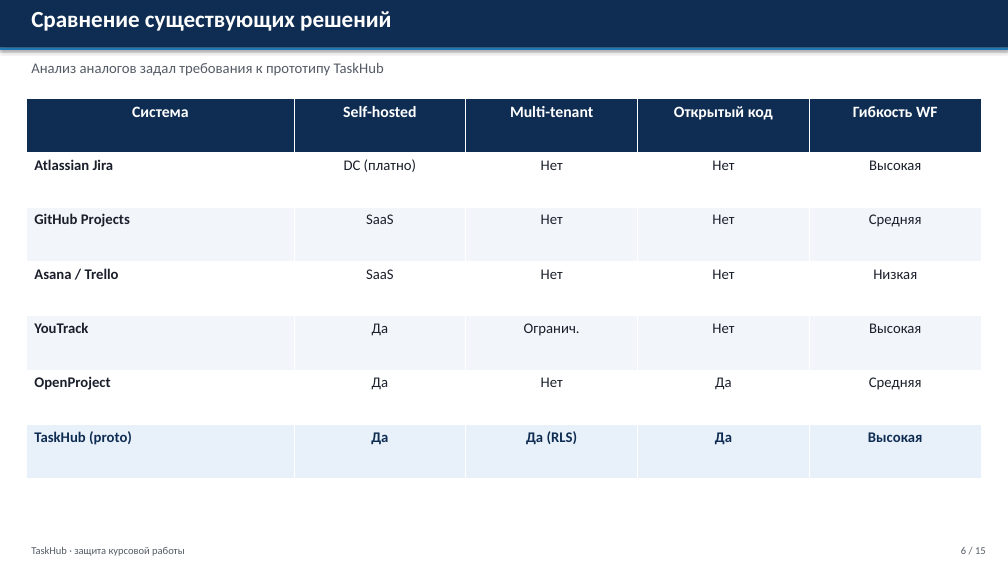
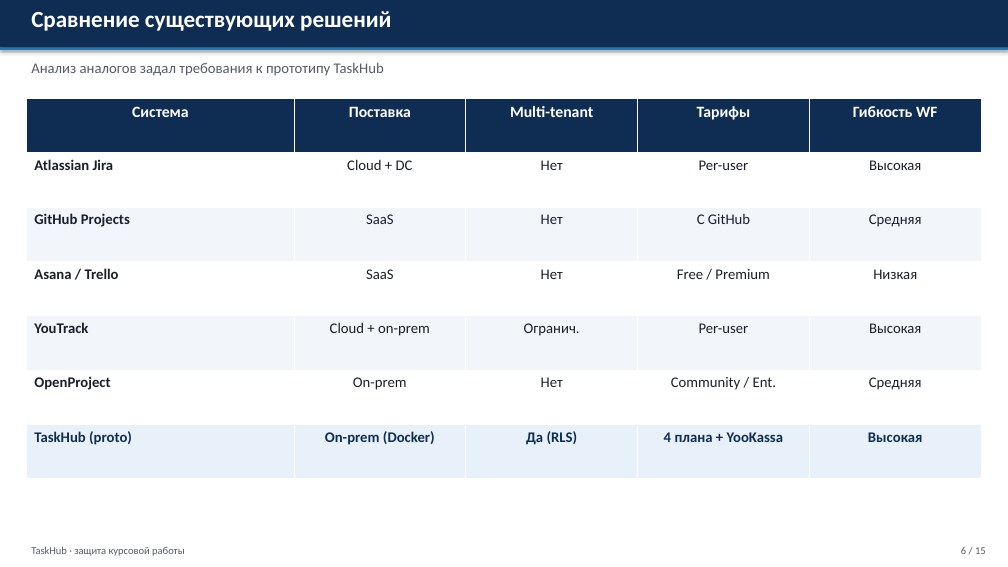
Before and after one commit to adenivi321-bot/jira1, a slide deck: slide 6 of docs/coursework/Презентация_TaskHub.pptx. Drawn at 1008x567 pixels with LibreOffice and Linux fonts; fonts in the diff are those of the drawing. Boxes give left, top, right and bottom in pixels: in the first picture for what was removed or moved away, otherwise in the second. Text is boxed around its words. In the diff, an @@ line names an element or a change of style, - is before the commit and + after.

Commit message:
docs(coursework): reframe positioning as multi-tenant SaaS with tariff plans
- relevance/comparison/concept slides: drop misleading 'open-source self-hosted alternative' framing; explicitly position TaskHub as a B2B-SaaS prototype with tariff plans (FREE/BASIC/PRO/ENTERPRISE) deployable on-premise
- architecture: add Billing module (10 modules total), mention PlanGuard / PlanLimitsService / YooKassa
- comparison table: switch criterion 'Open code' to 'Tariffs' to match actual product positioning
- defense speech: matching narrative + new Q&A entry on subscription module rationale

```diff
--- a/docs/coursework/Презентация_TaskHub.pptx
+++ b/docs/coursework/Презентация_TaskHub.pptx
@@ table at bbox=[26, 98, 980, 479] @@
-row 1, column 2: Self-hosted
+row 1, column 2: Поставка
-row 1, column 4: Открытый код
+row 1, column 4: Тарифы
-row 2, column 2: DC (платно)
+row 2, column 2: Cloud + DC
-row 2, column 4: Нет
+row 2, column 4: Per-user
-row 3, column 4: Нет
+row 3, column 4: С GitHub
-row 4, column 4: Нет
+row 4, column 4: Free / Premium
-row 5, column 2: Да
+row 5, column 2: Cloud + on-prem
-row 5, column 4: Нет
+row 5, column 4: Per-user
-row 6, column 2: Да
+row 6, column 2: On-prem
-row 6, column 4: Да
+row 6, column 4: Community / Ent.
-row 7, column 2: Да
+row 7, column 2: On-prem (Docker)
-row 7, column 4: Да
+row 7, column 4: 4 плана + YooKassa
```
Also in this commit, not shown: 3 other slides changed, 2 other files.
